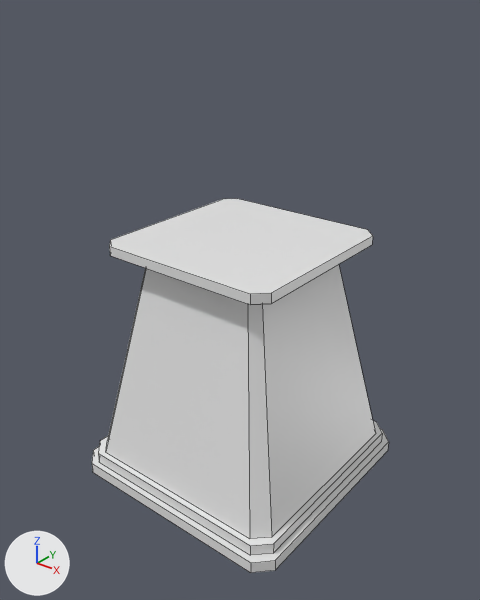
Two versions of the Blender file BaseTower1.blend, one commit apart.
The view is the same before and after, from a 50 mm lens placed at (5.99, -7.55, 7.78), pointed at (0.08, -0.17, 3.2). Every picture has the same lights, and +X, +Y and +Z are marked at lower left. Mesh edges are drawn as thin lines.

Names of what the first picture shows: 'BaseSlice1', 'Head', 'Trunk'.
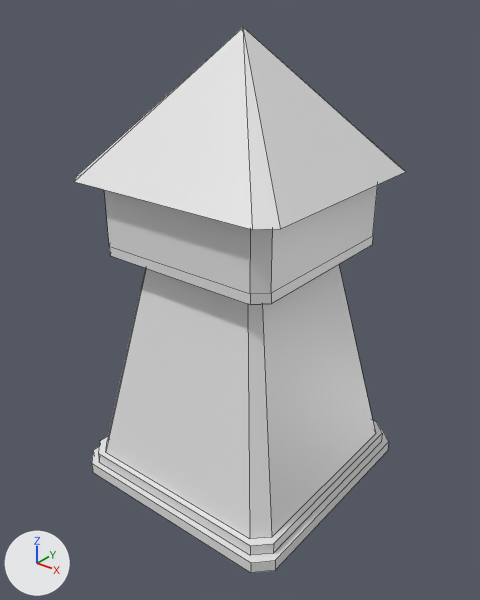
Commit message: updated base tower

Pixel boxes (x1, y1, x2, y2) of what changed, in the pictures (480 x 600 px):
'Roof', added: after (74, 27, 405, 230)
'Head', reshaped: before (98, 199, 382, 555); after (104, 185, 378, 305)
part 1 of me_cube_003, built on: before (109, 199, 373, 294); after (104, 185, 378, 294)
'BaseSlice2', unchanged, uncovered by the edit: after (98, 421, 382, 555)

Diff of the bpy script that builds the scene:
```diff
--- a/BaseTower1.blend.py
+++ b/BaseTower1.blend.py
@@ me_cube_003 @@
 # used by ob_head; location = (0.0, 0.0, 1.0)
-me_cube_003.from_pydata(...)  # 40 vertices, 28 faces; spans x -1.9..1.9, y -1.9..1.9, z -0.8..3.18
+me_cube_003.from_pydata(...)  # 32 vertices, 25 faces; spans x -1.52..1.52, y -1.52..1.52, z 3.02..4.18
+# me_cube_003 part 1
+# 1 face is deleted
+# 8 new vertices lie (0.0, 0.0, 1.0) away from vertices in x -1.52..1.52, y -1.52..1.52, z 3.18
+# 8 new faces join them
 me_cube_003.materials.append(mat_material)
@@ me_cube_004 @@
+me_cube_004.from_pydata([(-1.52, -1.33, -0.59), (-1.33, -1.52, -0.59), (1.33, -1.52, -0.59), (1.52, -1.33, -0.59), (1.52, 1.33, -0.59), (1.33, 1.52, -0.59), (-1.33, 1.52, -0.59), (-1.52, 1.33, -0.59), (0.0, 0.0, 0.41)], [], [(5, 6, 8), (3, 4, 8), (1, 2, 8), (0, 1, 8), (7, 0, 8), (6, 7, 8), (4, 5, 8), (2, 3, 8)])
+me_cube_004.materials.append(mat_material)  # white #e7e7e7
@@ ob_roof @@
+ob_roof = bpy.data.objects.new('Roof', me_cube_004)
+ob_roof.location = (0.0, 0.0, 6.35)
+ob_roof.scale = (1.2, 1.2, 2.0)
```
